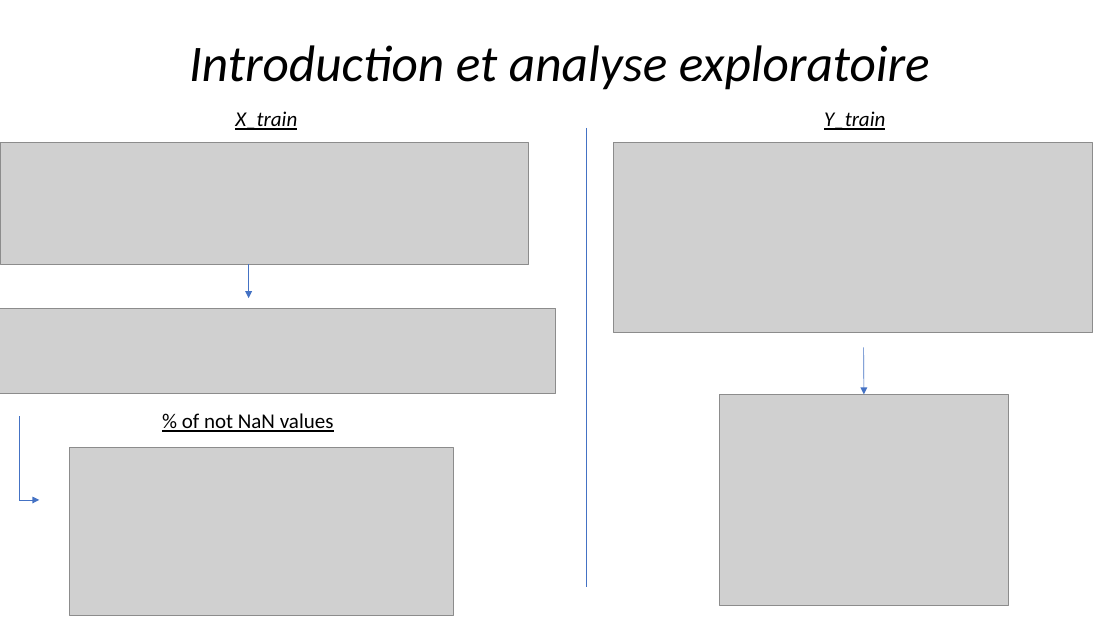
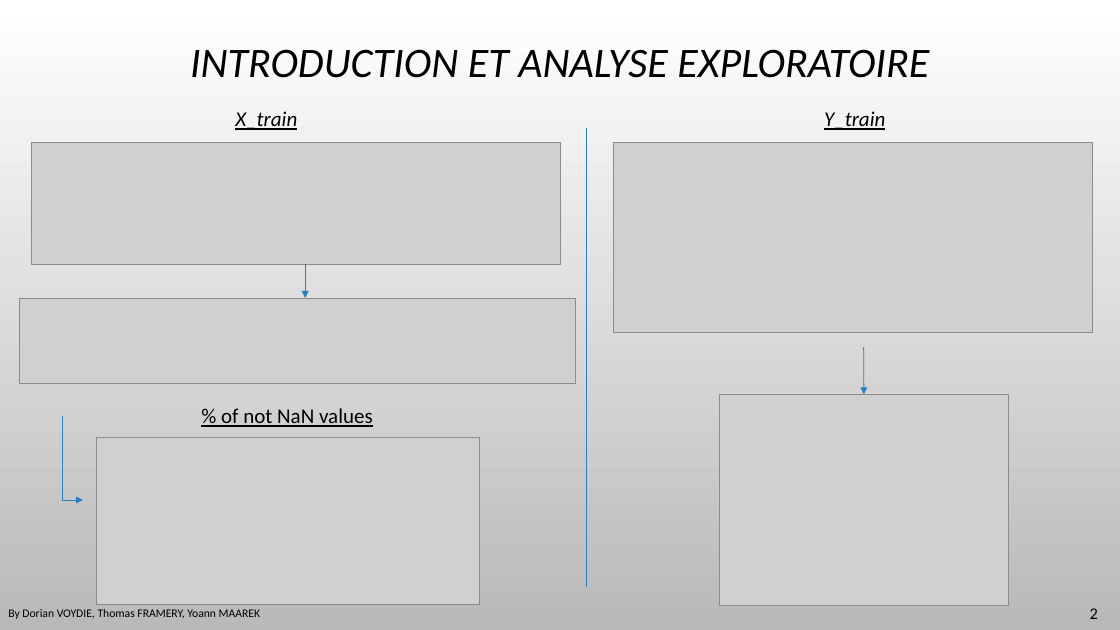
Before and after one commit to DavidBert/DEFI_IA, a slide deck: slide 2 of Presentation.pptx. Drawn at 1120x630 pixels with LibreOffice and Linux fonts; fonts in the diff are those of the drawing; grey boxes stand for pictures; background and template pictures are left out. Boxes give left, top, right and bottom in pixels: in the first picture for what was removed or moved away, otherwise in the second. Text is boxed around its words. In the diff, an @@ line names an element or a change of style, - is before the commit and + after.

```diff
--- a/Presentation.pptx
+++ b/Presentation.pptx
@@ background #FFFFFF to picture (left out) @@
@@ title at <box>190,49,929,78</box>: text changed; size 44 to 36 pt @@
-Introduction et analyse exploratoire
+INTRODUCTION ET ANALYSE EXPLORATOIRE
@@ picture: place and size @@
-picture at <box>0,143,529,265</box>
+picture at <box>31,143,560,265</box>
@@ line (586, 128) - (586, 586): stroke #4472C4 0.5 pt to #2683BF 0.75 pt @@
@@ arrow moved from (249, 265) - (249, 298) to (305, 265) - (305, 298) @@
@@ arrow (305, 265) - (305, 298): stroke #4472C4 0.5 pt to #2683BF 0.75 pt @@
@@ picture: place and size @@
-picture at <box>0,308,556,394</box>
+picture at <box>19,298,576,384</box>
@@ arrow (864, 348) - (864, 394): stroke #4472C4 0.5 pt to #2683BF 0.75 pt @@
@@ elbow arrow moved from (19, 416) - (39, 500) to (63, 416) - (83, 500) @@
@@ elbow arrow (63, 416) - (83, 500): stroke #4472C4 0.5 pt to #2683BF 0.75 pt @@
@@ text "% of not NaN values": place and size @@
-text "% of not NaN values" at <box>182,413,334,432</box>
+text "% of not NaN values" at <box>221,408,373,427</box>
@@ picture: place and size @@
-picture at <box>70,448,454,615</box>
+picture at <box>96,437,480,604</box>
@@ text added at <box>8,609,260,619</box>, 10 pt, text #000000 @@
+By Dorian VOYDIE, Thomas FRAMERY, Yoann MAAREK
@@ page number added at <box>1090,608,1098,619</box>, 14 pt, text #000000 @@
+2
```
Also in this commit, not shown: 11 other slides changed, 4 slides added, 2 slides removed, 2 other files.
